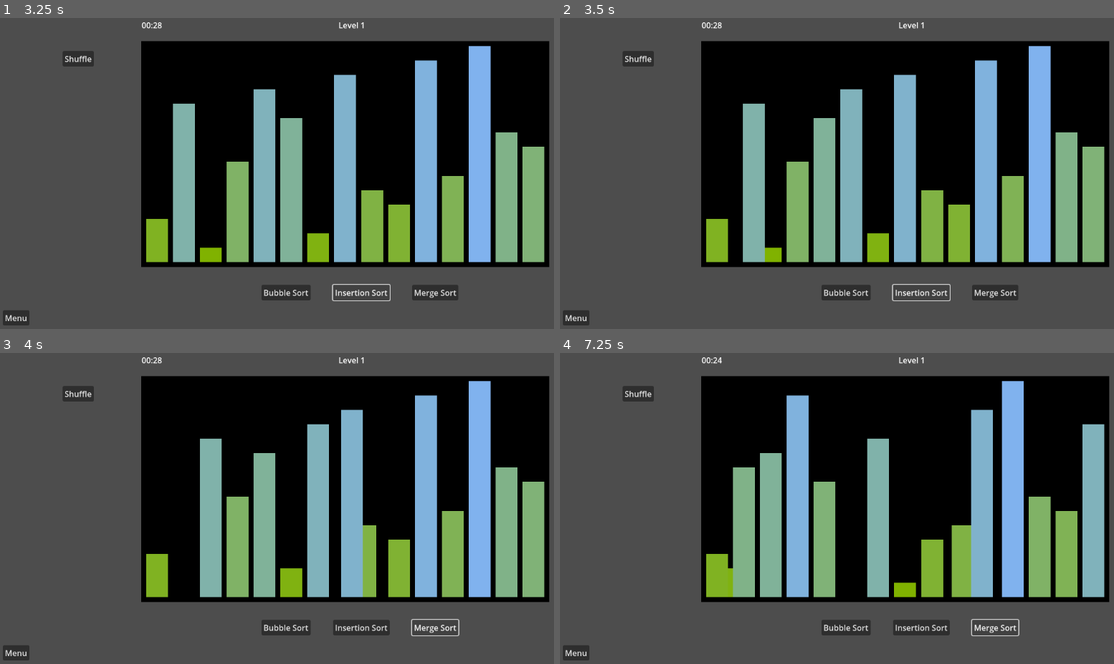
Above: before the commit, frames 1-4 (two rows, left to right).
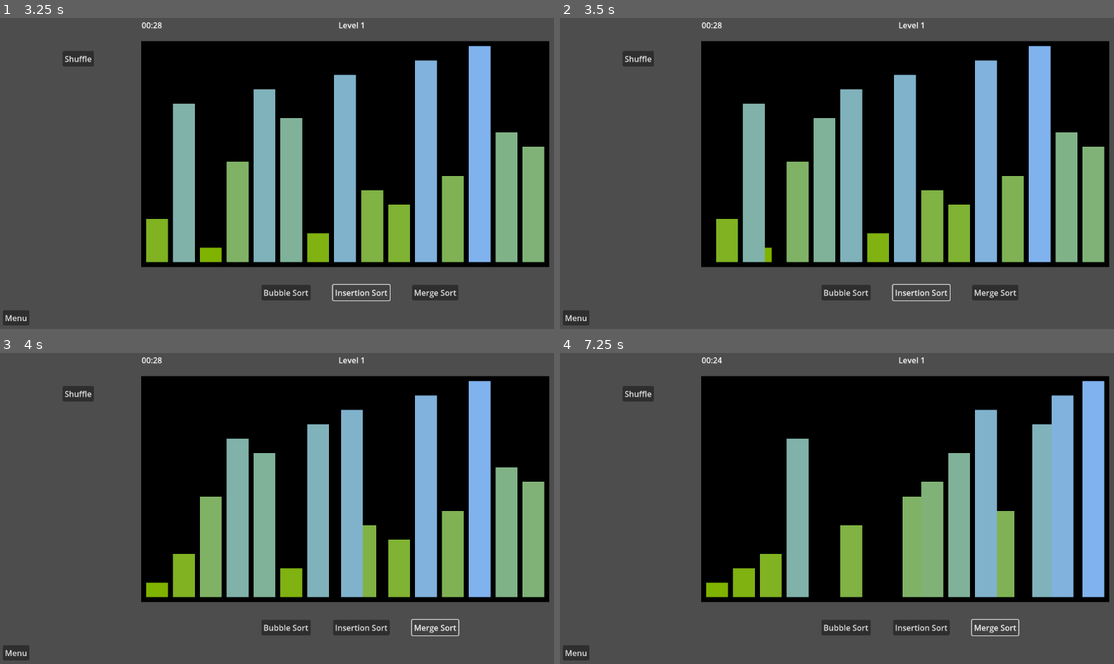
Above: after the commit, the same moments.

Repository: jematson/CS471ChappellChase
Game: Godot game, scene res://scenes/main_menu.tscn
Same seed, same stepped clock (60 frames per second), same inputs: the game is played once before the commit and once after it.
Inputs:
- Up to frame 1 (3.25 s): click "Game" at 0.5 s; click "Shuffle" at 1.25 s; click "Bubble Sort" at 2 s; click "Insertion Sort" at 2.75 s
- Up to frame 2 (3.5 s): no input
- Up to frame 3 (4 s): click "Merge Sort" at 3.5 s
- Up to frame 4 (7.25 s): click "Shuffle" at 4.25 s; click "Bubble Sort" at 5 s; click "Insertion Sort" at 5.75 s; click "Merge Sort" at 6.5 s

Frame 1 is identical in both runs. In frame 2, 0.6% of the frame differs, in the area x 26-41%, y 64-79%; in frame 3, 5.2%; in frame 4, 27%, in the area x 26-99%, y 8-79%.

Commit message:
Removed uneccesary timeouts for insertion sort

Diff:
--- a/source/insertion_sort.gd
+++ b/source/insertion_sort.gd
@@ -8,8 +8,6 @@
 		var j = i - 1
 		while j >= 0 && stair_heights[j] > key:
 			stair_heights[j + 1] = stair_heights[j]
-			update_stairs.call(stair_heights)
-			await node.get_tree().create_timer(0.3).timeout
 			j = j - 1
 		stair_heights[j + 1] = key
 		update_stairs.call(stair_heights)
